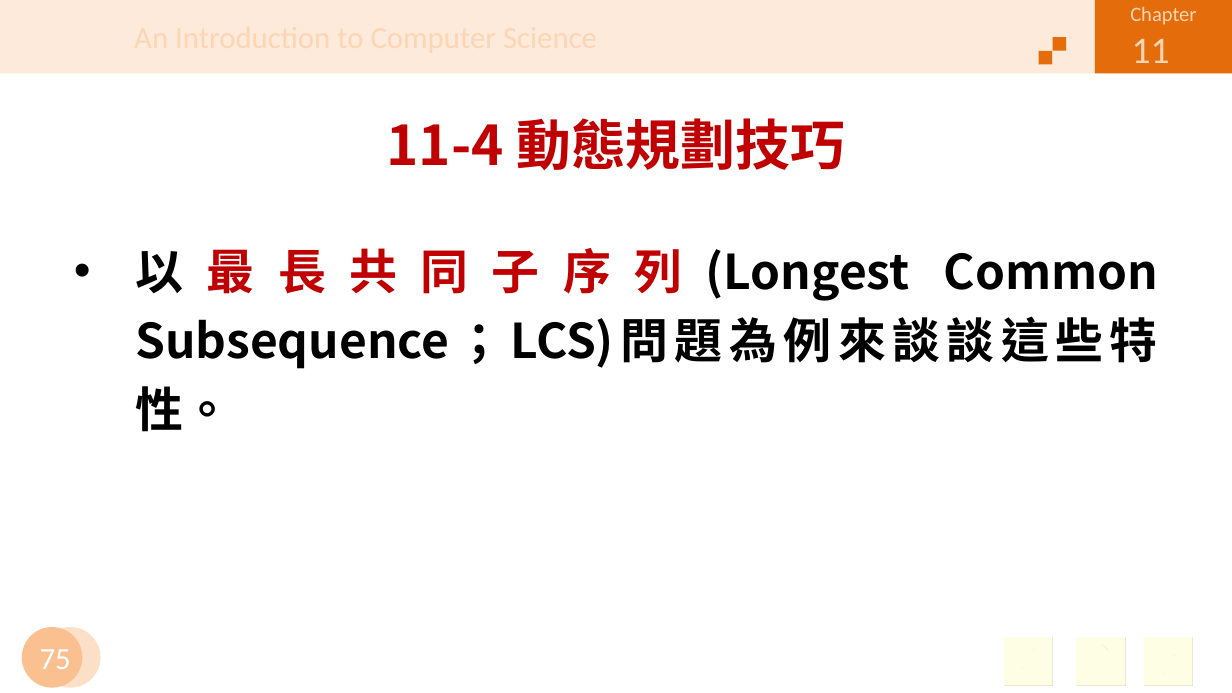
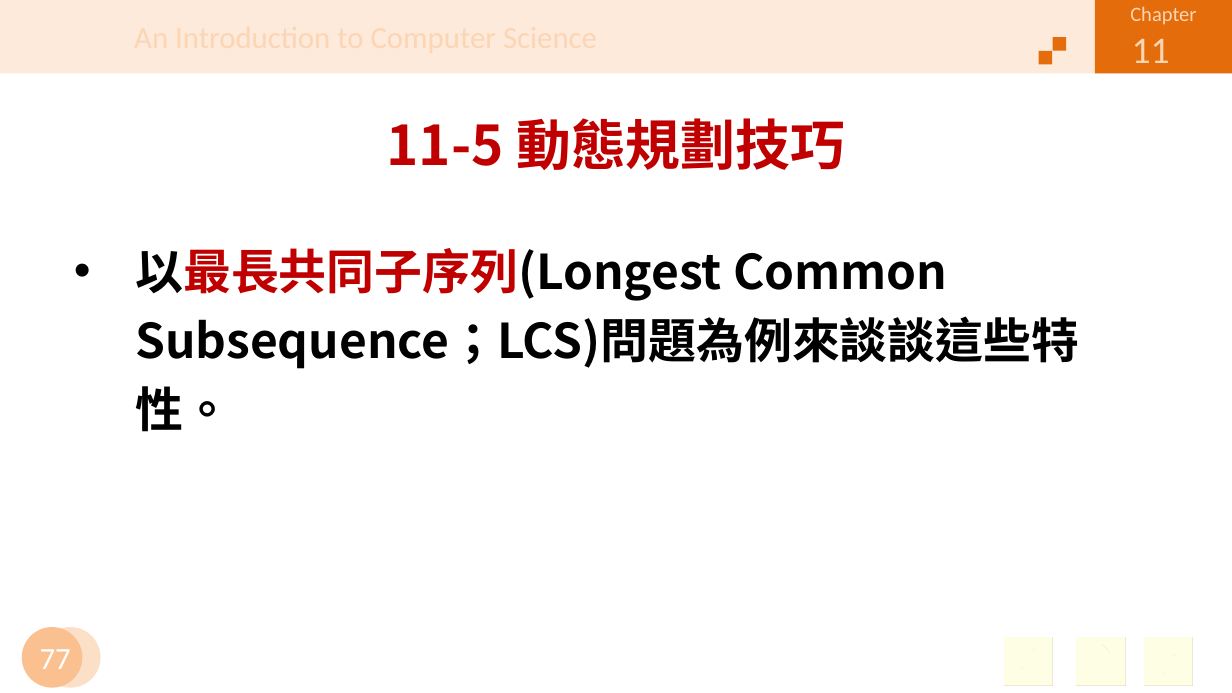
Before and after one commit to jiaweichang/biography, a slide deck: slide 77 of slides/11401/Introduction to Computer/CH11.pptx (slide 75 before the commit). Drawn at 1232x693 pixels with LibreOffice and Linux fonts; fonts in the diff are those of the drawing; background and template pictures are left out. Boxes give left, top, right and bottom in pixels: in the first picture for what was removed or moved away, otherwise in the second. Text is boxed around its words. In the diff, an @@ line names an element or a change of style, - is before the commit and + after.

```diff
--- a/slides/11401/Introduction to Computer/CH11.pptx
+++ b/slides/11401/Introduction to Computer/CH11.pptx
@@ title at [387,118,845,170]: text changed @@
-11-4 動態規劃技巧
+11-5 動態規劃技巧
@@ text "以最長共同子序列(Longest Common Subsequence；LCS)問題為例來談談這些特性。" at [136,248,1080,432]: alignment justified to left @@
@@ page number at [40,649,71,669]: text changed @@
-75
+77
```
Also in this commit, not shown: 53 other slides changed, 5 slides added, 3 slides removed, 10 other files.
